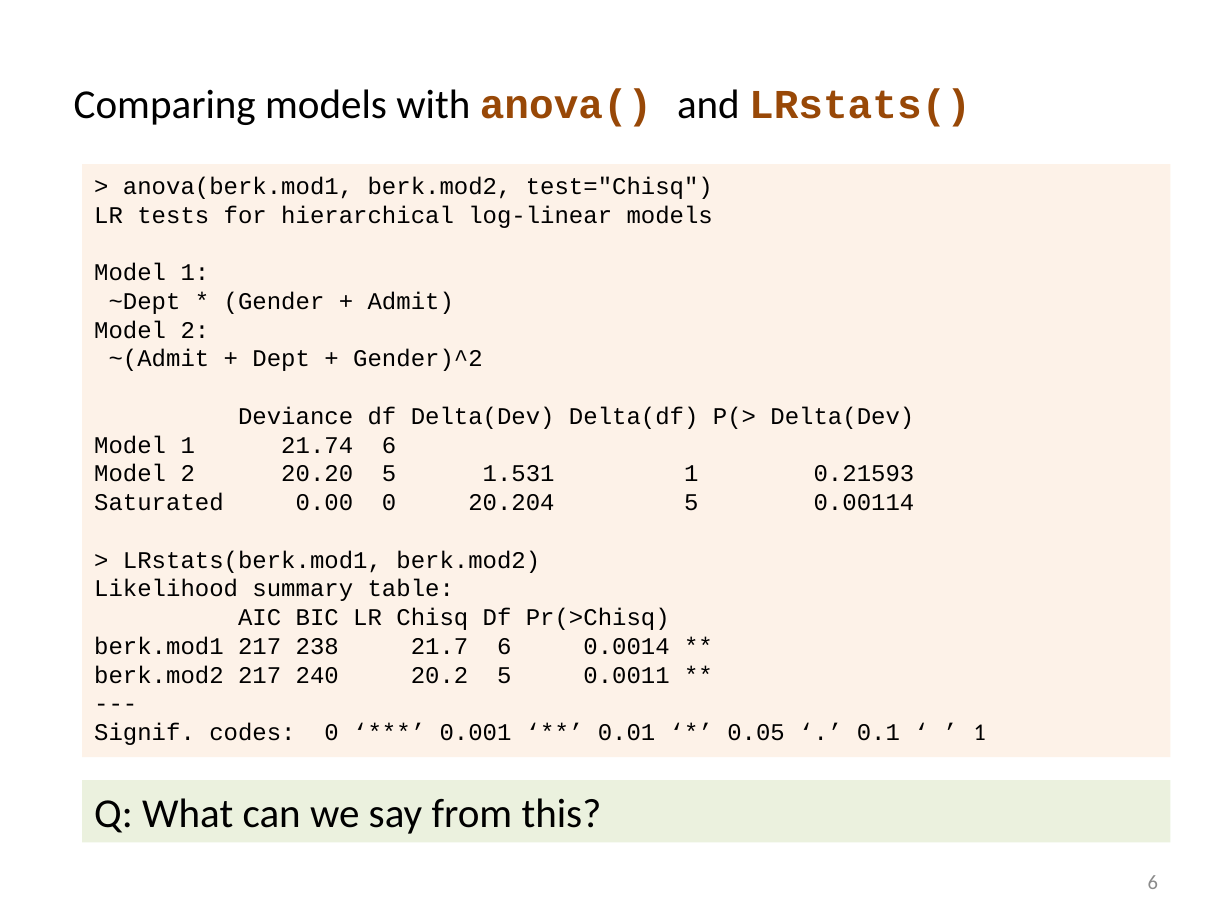
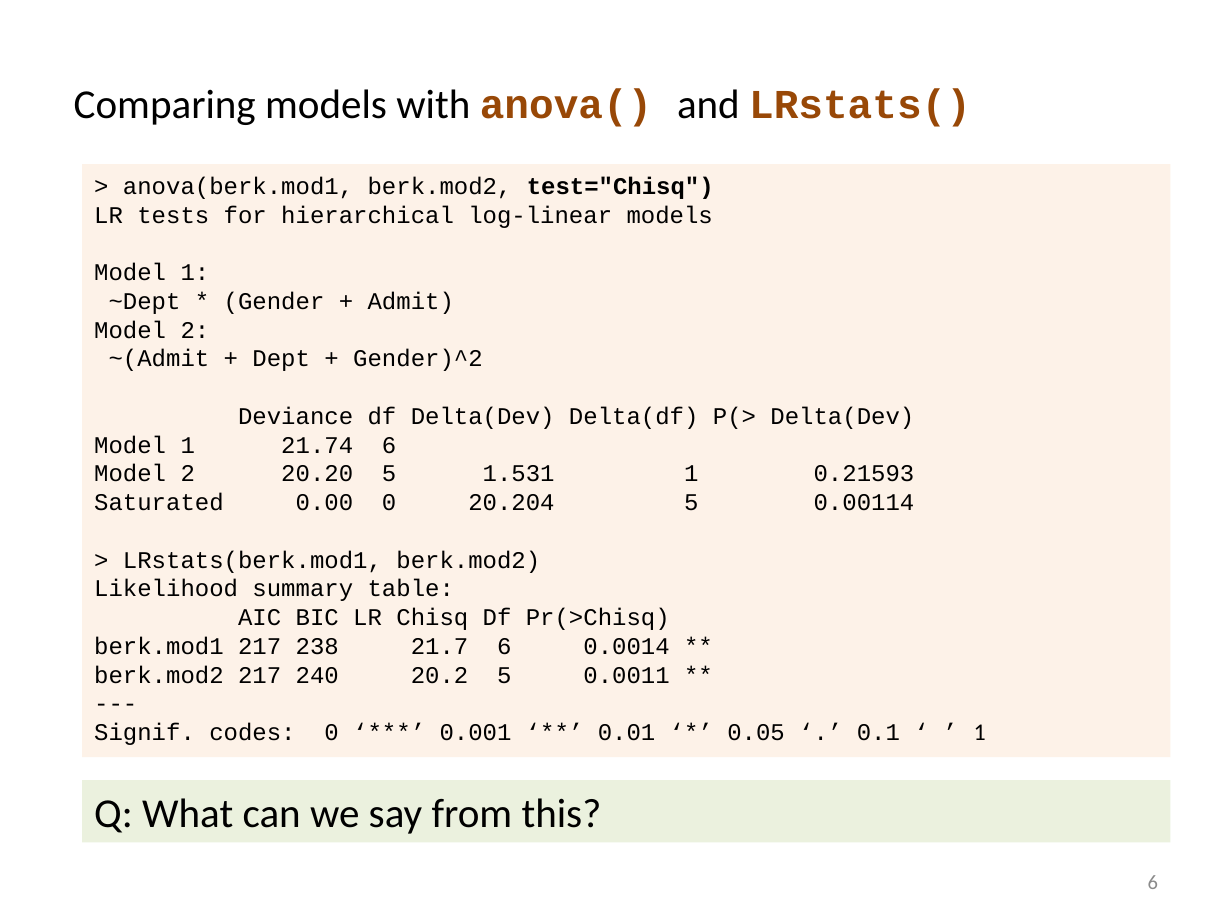
Before and after one commit to friendly/psy6136, a slide deck: slide 6 of lectures/06-Logistic.pptx. Drawn at 1232x924 pixels with LibreOffice and Linux fonts; fonts in the diff are those of the drawing. Boxes give left, top, right and bottom in pixels: in the first picture for what was removed or moved away, otherwise in the second. Text is boxed around its words. In the diff, an @@ line names an element or a change of style, - is before the commit and + after.

```diff
--- a/lectures/06-Logistic.pptx
+++ b/lectures/06-Logistic.pptx
@@ text in rectangle at (123, 176, 714, 199): bold on in "test="Chisq")" @@
```
Also in this commit, not shown: 3 other slides changed, 1 slide added, 58 other files.
